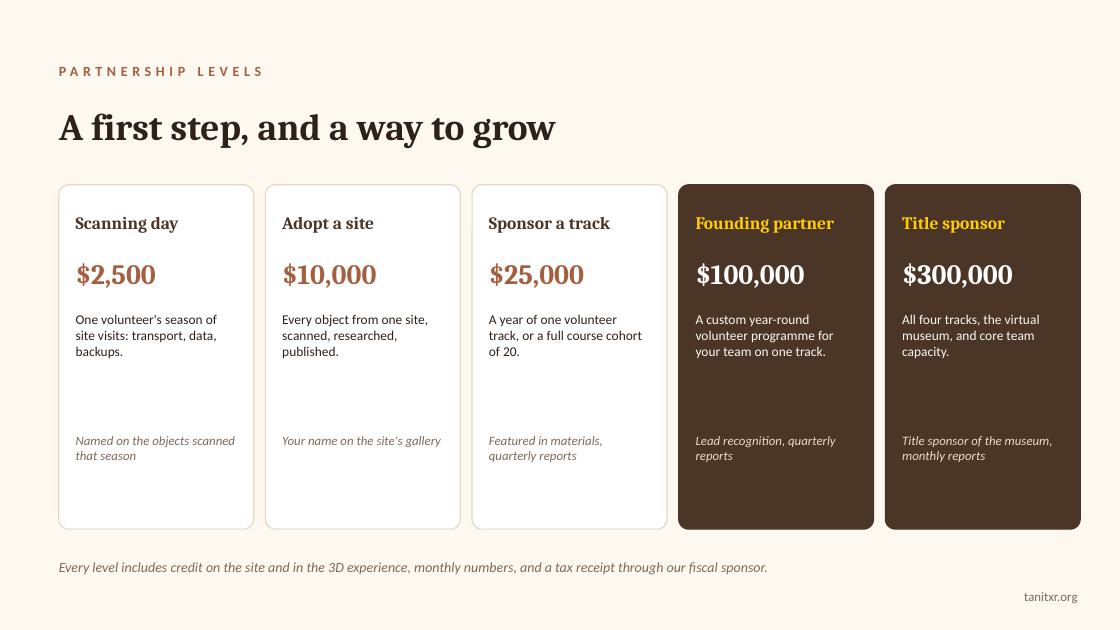
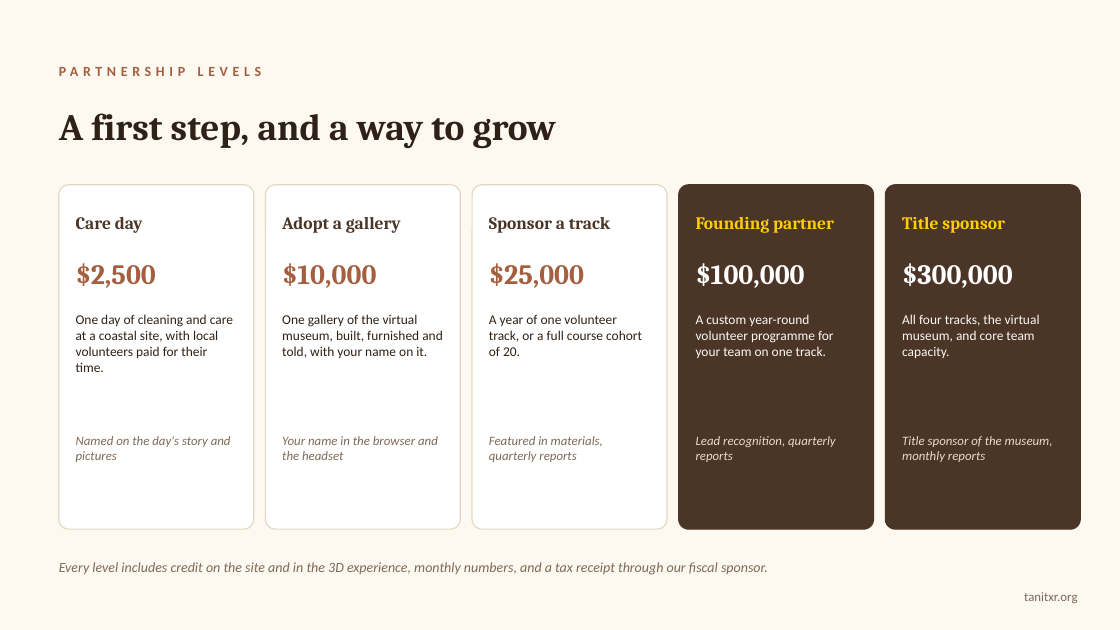
Before and after one commit to inesTanitXR/tanitxr.org, a slide deck: slide 10 of ref/decks/tanitxr-partnership-deck.pptx. Drawn at 1120x630 pixels with LibreOffice and Linux fonts; fonts in the diff are those of the drawing. Boxes give left, top, right and bottom in pixels: in the first picture for what was removed or moved away, otherwise in the second. Text is boxed around its words. In the diff, an @@ line names an element or a change of style, - is before the commit and + after.

Commit message:
Partner offers reframed: volunteer hours, a gallery in the museum, experiences built together, coastal care days, workshops, talks, funding the community; scanning stays with the institutions

```diff
--- a/ref/decks/tanitxr-partnership-deck.pptx
+++ b/ref/decks/tanitxr-partnership-deck.pptx
@@ text at (x1=76, y1=217, x2=143, y2=233): text changed @@
-Scanning day
+Care day
@@ text at (x1=282, y1=217, x2=401, y2=233): text changed @@
-Adopt a site
+Adopt a gallery
@@ text at (x1=76, y1=314, x2=233, y2=372): text changed @@
-One volunteer's season of site visits: transport, data, backups.
+One day of cleaning and care at a coastal site, with local volunteers paid for their time.
@@ text at (x1=282, y1=314, x2=443, y2=358): text changed @@
-Every object from one site, scanned, researched, published.
+One gallery of the virtual museum, built, furnished and told, with your name on it.
@@ text at (x1=76, y1=436, x2=231, y2=462): text changed @@
-Named on the objects scanned that season
+Named on the day's story and pictures
@@ text at (x1=282, y1=436, x2=438, y2=460): text changed @@
-Your name on the site's gallery
+Your name in the browser and the headset
```
Also in this commit, not shown: 3 other slides changed, 7 other files.
